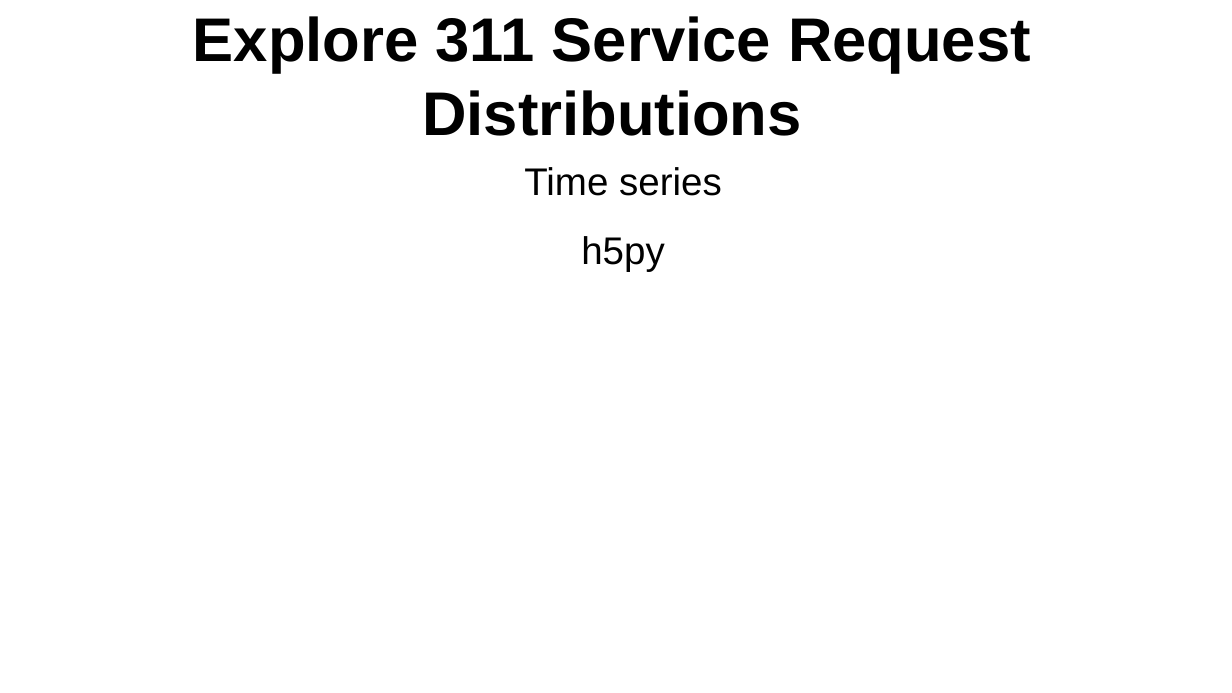
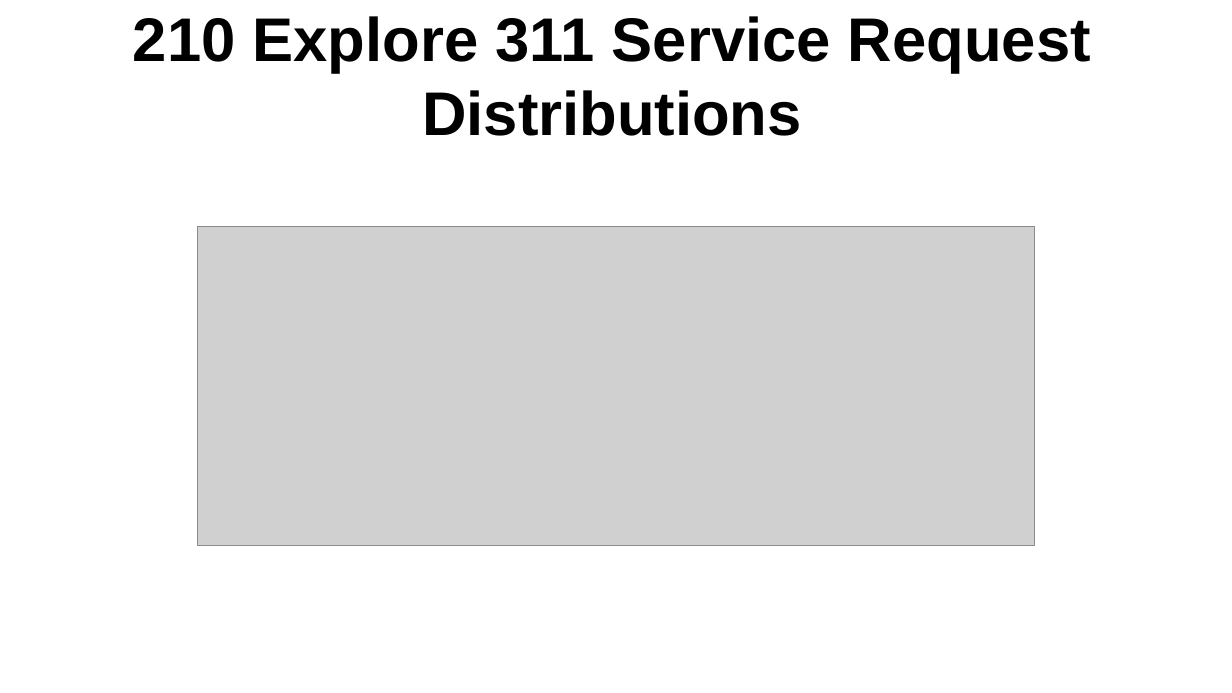
Before and after one commit to crosscompute/analytical-tutorials, a slide deck: slide 30 of slides/CrossDisciplinaryAnalyticsWithPython.odp. Drawn at 1232x693 pixels with LibreOffice and Linux fonts; fonts in the diff are those of the drawing; grey boxes stand for pictures. Boxes give left, top, right and bottom in pixels: in the first picture for what was removed or moved away, otherwise in the second. Text is boxed around its words. In the diff, an @@ line names an element or a change of style, - is before the commit and + after.

```diff
--- a/slides/CrossDisciplinaryAnalyticsWithPython.odp
+++ b/slides/CrossDisciplinaryAnalyticsWithPython.odp
@@ title at <box>133,16,1091,136</box>: text changed @@
-Explore 311 Service Request Distributions
+210 Explore 311 Service Request Distributions
@@ text removed at <box>524,167,722,272</box> @@
-Time series
-h5py
@@ picture added at <box>198,226,1034,545</box> @@
```
Also in this commit, not shown: 20 other slides changed, 5 slides added, 6 slides removed, 22 other files.
